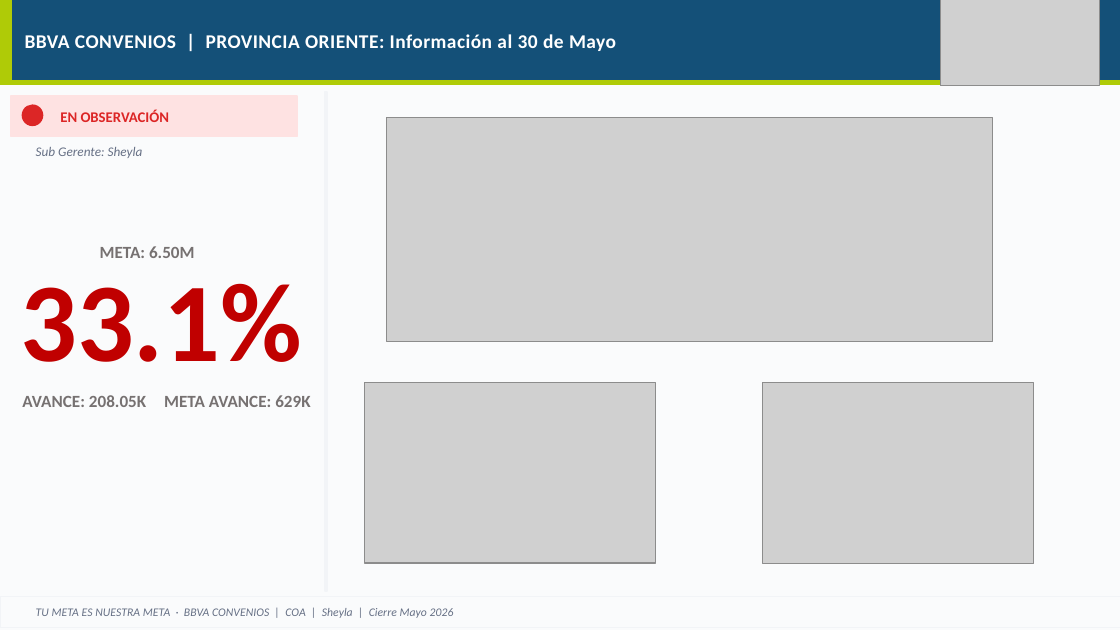
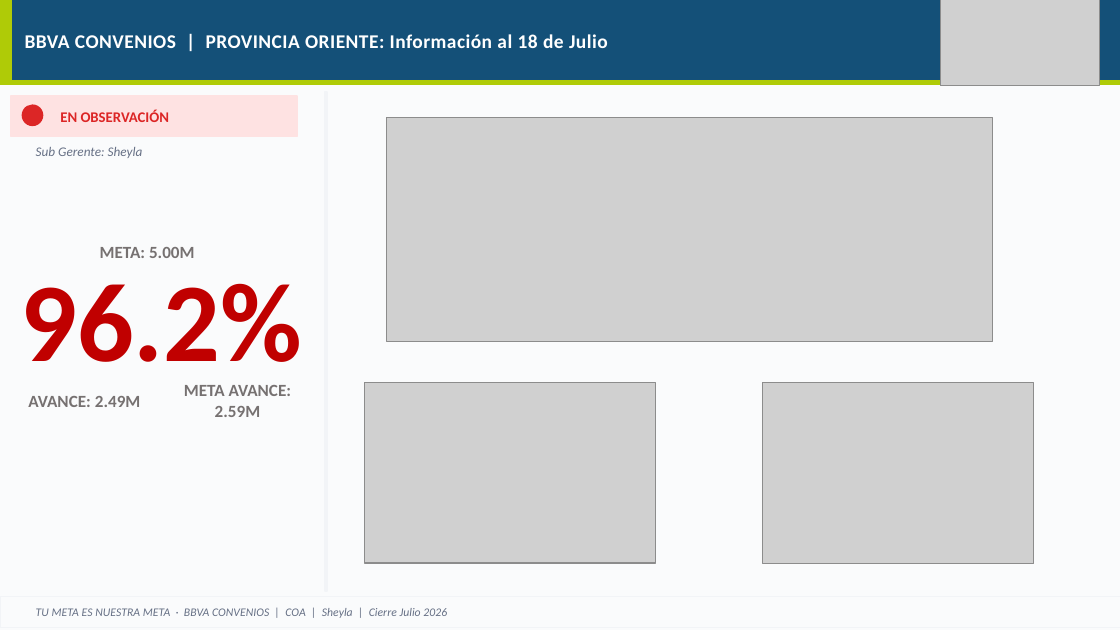
Before and after one commit to piere0405/streamlit_app, a slide deck: slide 35 of plantilla_campanias.pptx (slide 33 before the commit). Drawn at 1120x630 pixels with LibreOffice and Linux fonts; fonts in the diff are those of the drawing; grey boxes stand for pictures. Boxes give left, top, right and bottom in pixels: in the first picture for what was removed or moved away, otherwise in the second. Text is boxed around its words. In the diff, an @@ line names an element or a change of style, - is before the commit and + after.

```diff
--- a/plantilla_campanias.pptx
+++ b/plantilla_campanias.pptx
@@ text at (x1=25, y1=34, x2=608, y2=48): text changed @@
-BBVA CONVENIOS | PROVINCIA ORIENTE: Información al 30 de Mayo
+BBVA CONVENIOS | PROVINCIA ORIENTE: Información al 18 de Julio
@@ text at (x1=100, y1=247, x2=195, y2=258): text changed @@
-META: 6.50M
+META: 5.00M
@@ text at (x1=20, y1=283, x2=302, y2=388): text changed @@
-33.1%
+96.2%
@@ text at (x1=184, y1=385, x2=292, y2=417): text changed @@
-META AVANCE: 629K
+META AVANCE: 2.59M
@@ text at (x1=28, y1=396, x2=141, y2=407): text changed @@
-AVANCE: 208.05K
+AVANCE: 2.49M
@@ text at (x1=36, y1=608, x2=447, y2=618): text changed @@
-TU META ES NUESTRA META · BBVA CONVENIOS | COA | Sheyla | Cierre Mayo 2026
+TU META ES NUESTRA META · BBVA CONVENIOS | COA | Sheyla | Cierre Julio 2026
```
Also in this commit, not shown: 34 other slides changed, 2 slides removed, 4 other files.
